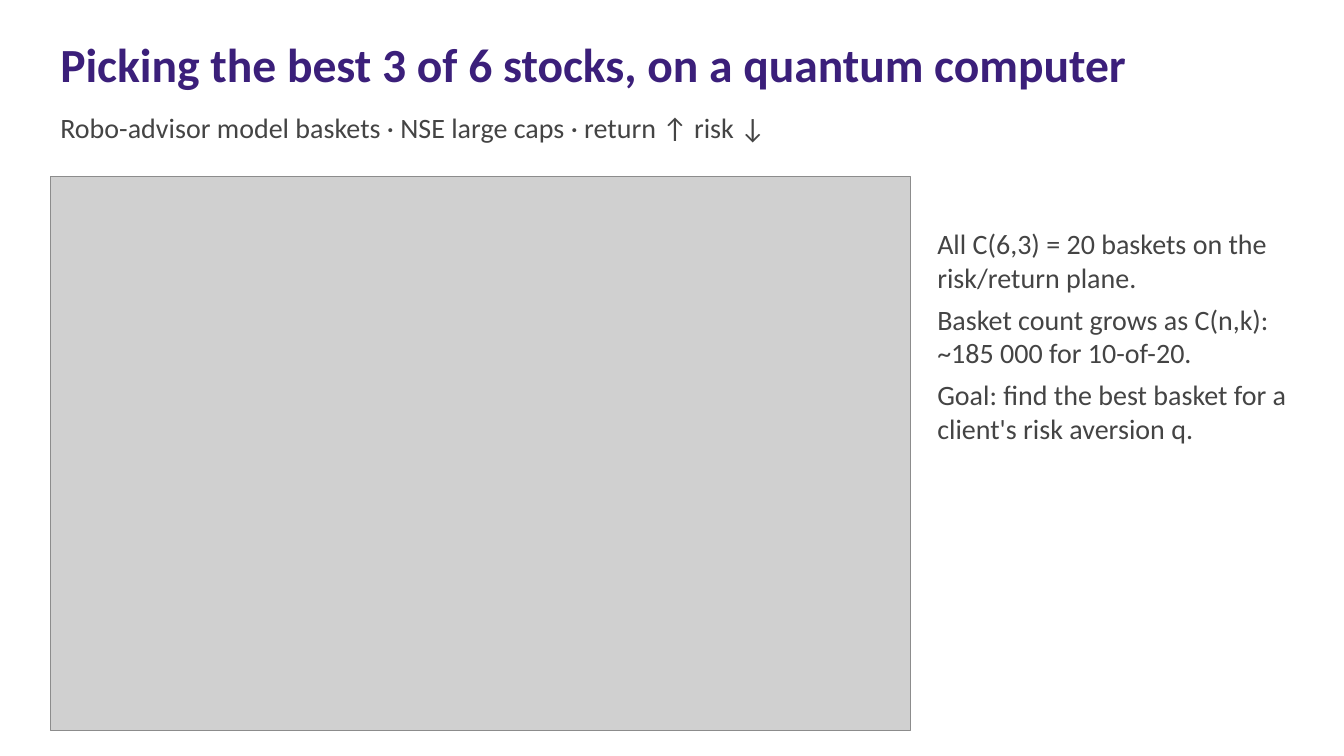
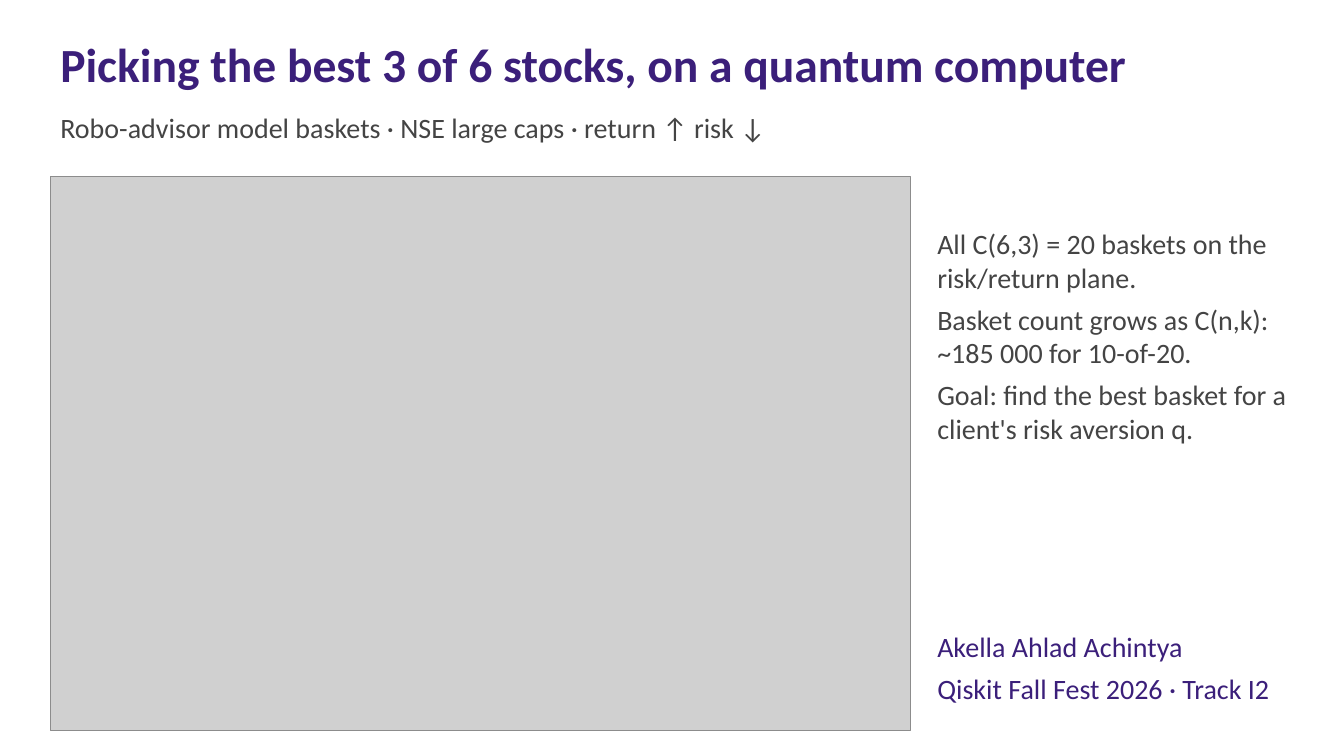
Before and after one commit to achintya007-arch/qfolio, a slide deck: slide 1 of docs/slides.pptx. Drawn at 1344x756 pixels with LibreOffice and Linux fonts; fonts in the diff are those of the drawing; grey boxes stand for pictures. Boxes give left, top, right and bottom in pixels: in the first picture for what was removed or moved away, otherwise in the second. Text is boxed around its words. In the diff, an @@ line names an element or a change of style, - is before the commit and + after.

```diff
--- a/docs/slides.pptx
+++ b/docs/slides.pptx
@@ text added at <box>937,637,1269,703</box>, 20 pt, text #3B1F7A @@
+Akella Ahlad Achintya
+Qiskit Fall Fest 2026 · Track I2
```
Also in this commit, not shown: 9 other files.
